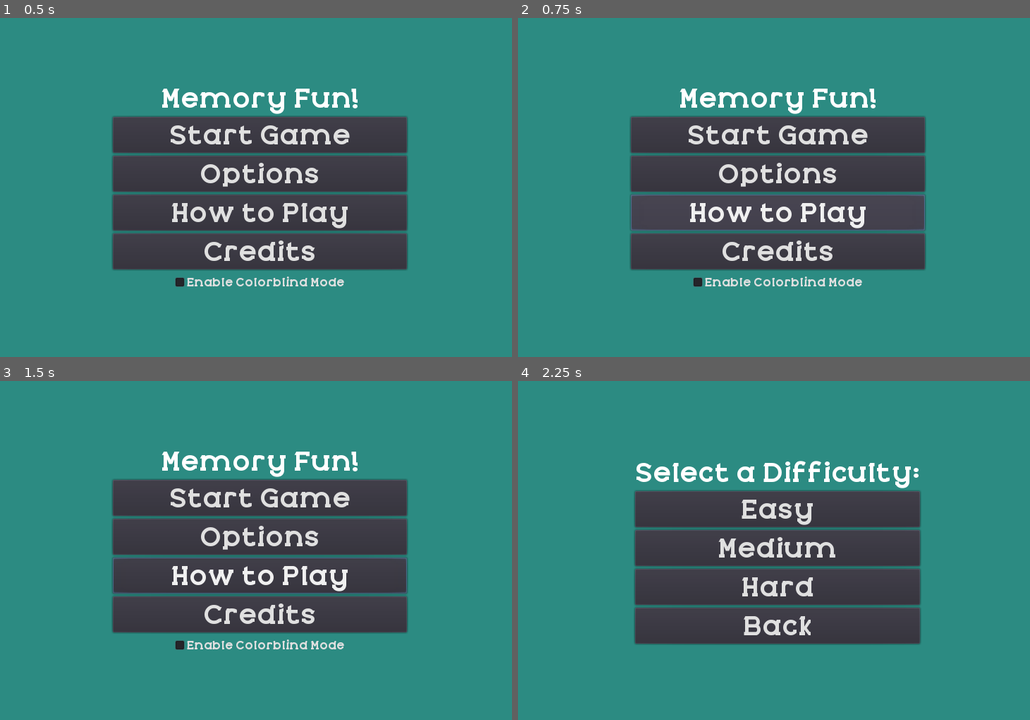
Above: before the commit, frames 1-4 (two rows, left to right).
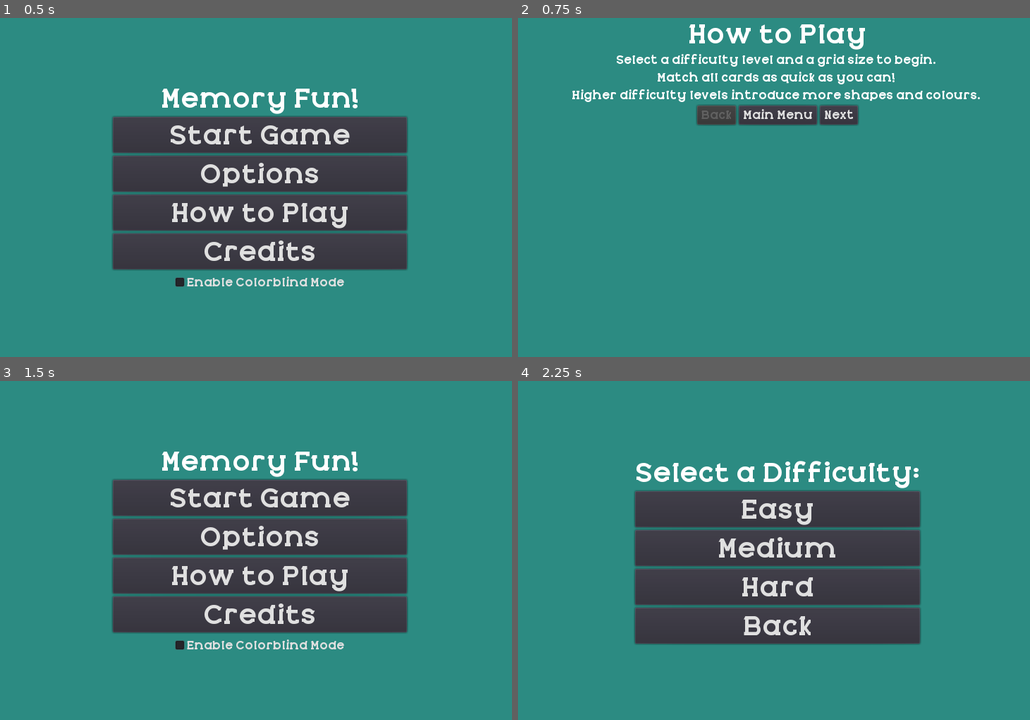
Above: after the commit, the same moments.

Repository: KapFlagon/Memory-Fun
Game: Godot game, scene res://src/screens/StartScreen.tscn
The game is run twice, just before and just after one commit, with the same random seed, the same clock (stepped at 60 frames per second) and the same inputs.
Inputs (mouse positions are in pixels of both pictures, inside the frame that each line leads up to):
- Up to frame 1 (0.5 s): no input
- Up to frame 2 (0.75 s): click "How to Play" at 0.5 s
- Up to frame 3 (1.5 s): click (261, 479) at 1.25 s, where only the run after the commit has a clickable "Main Menu"
- Up to frame 4 (2.25 s): click "Start Game" at 2 s

Frame 1 is identical in both runs. In frame 2, 30% of the frame differs, in the area x 10-91%, y 1-80%; in frame 3, 0.3%; in frame 4, nothing differs.

Commit message:
Began implementing a 'How-to-play' screen for player instructions.

Diff:
--- a/project.godot
+++ b/project.godot
@@ -38,6 +38,34 @@
 
 [input]
 
+ui_left={
+"deadzone": 0.5,
+"events": [ Object(InputEventKey,"resource_local_to_scene":false,"resource_name":"","device":0,"alt":false,"shift":false,"control":false,"meta":false,"command":false,"pressed":false,"scancode":16777231,"unicode":0,"echo":false,"script":null)
+, Object(InputEventJoypadButton,"resource_local_to_scene":false,"resource_name":"","device":0,"button_index":14,"pressure":0.0,"pressed":false,"script":null)
+, Object(InputEventKey,"resource_local_to_scene":false,"resource_name":"","device":0,"alt":false,"shift":false,"control":false,"meta":false,"command":false,"pressed":false,"scancode":65,"unicode":0,"echo":false,"script":null)
+ ]
+}
+ui_right={
+"deadzone": 0.5,
+"events": [ Object(InputEventKey,"resource_local_to_scene":false,"resource_name":"","device":0,"alt":false,"shift":false,"control":false,"meta":false,"command":false,"pressed":false,"scancode":16777233,"unicode":0,"echo":false,"script":null)
+, Object(InputEventJoypadButton,"resource_local_to_scene":false,"resource_name":"","device":0,"button_index":15,"pressure":0.0,"pressed":false,"script":null)
+, Object(InputEventKey,"resource_local_to_scene":false,"resource_name":"","device":0,"alt":false,"shift":false,"control":false,"meta":false,"command":false,"pressed":false,"scancode":68,"unicode":0,"echo":false,"script":null)
+ ]
+}
+ui_up={
+"deadzone": 0.5,
+"events": [ Object(InputEventKey,"resource_local_to_scene":false,"resource_name":"","device":0,"alt":false,"shift":false,"control":false,"meta":false,"command":false,"pressed":false,"scancode":16777232,"unicode":0,"echo":false,"script":null)
+, Object(InputEventJoypadButton,"resource_local_to_scene":false,"resource_name":"","device":0,"button_index":12,"pressure":0.0,"pressed":false,"script":null)
+, Object(InputEventKey,"resource_local_to_scene":false,"resource_name":"","device":0,"alt":false,"shift":false,"control":false,"meta":false,"command":false,"pressed":false,"scancode":87,"unicode":0,"echo":false,"script":null)
+ ]
+}
+ui_down={
+"deadzone": 0.5,
+"events": [ Object(InputEventKey,"resource_local_to_scene":false,"resource_name":"","device":0,"alt":false,"shift":false,"control":false,"meta":false,"command":false,"pressed":false,"scancode":16777234,"unicode":0,"echo":false,"script":null)
+, Object(InputEventJoypadButton,"resource_local_to_scene":false,"resource_name":"","device":0,"button_index":13,"pressure":0.0,"pressed":false,"script":null)
+, Object(InputEventKey,"resource_local_to_scene":false,"resource_name":"","device":0,"alt":false,"shift":false,"control":false,"meta":false,"command":false,"pressed":false,"scancode":83,"unicode":0,"echo":false,"script":null)
+ ]
+}
 ui_zoom_in={
 "deadzone": 0.5,
 "events": [ Object(InputEventKey,"resource_local_to_scene":false,"resource_name":"","device":0,"alt":false,"shift":false,"control":false,"meta":false,"command":false,"pressed":false,"scancode":16777349,"unicode":0,"echo":false,"script":null)
--- /dev/null
+++ b/src/screens/Background.gd
@@ -0,0 +1 @@
+extends ColorRect
--- /dev/null
+++ b/src/screens/HowToPlayScreen.gd
@@ -0,0 +1,87 @@
+extends Control
+
+
+var current_page
+
+
+func _ready() -> void:
+	get_node("Background").set_frame_color(PlayerData.get_background_colour())
+	current_page = 1
+	update_display()
+	update_button_visibility()
+
+
+func _on_Button_MainMenu_button_up() -> void:
+	get_tree().change_scene("res://src/screens/StartScreen.tscn")
+
+
+func update_button_visibility() -> void:
+	if current_page == 1:
+		get_node("VBoxContainer/HBox_Buttons/Button_Back").disabled = true
+		get_node("VBoxContainer/HBox_Buttons/Button_Next").disabled = false
+	elif current_page == 2:
+		get_node("VBoxContainer/HBox_Buttons/Button_Back").disabled = false
+		get_node("VBoxContainer/HBox_Buttons/Button_Next").disabled = false
+	else:
+		get_node("VBoxContainer/HBox_Buttons/Button_Back").disabled = false
+		get_node("VBoxContainer/HBox_Buttons/Button_Next").disabled = true
+
+
+func _on_Button_Back_button_up() -> void:
+	current_page = current_page - 1
+	update_display()
+	update_button_visibility()
+
+
+func _on_Button_Next_button_up() -> void:
+	current_page = current_page + 1
+	update_display()
+	update_button_visibility()
+
+
+func update_display() -> void:
+	# clear current textures before performing further assignments?
+	var text_1
+	var img_1
+	var text_2
+	var img_2
+	var text_3
+	var img_3
+	# Page 1
+	if current_page == 1:
+		var game_start_text = "Select a difficulty level and a grid size to begin."
+		var goal_text = "Match all cards as quick as you can!"
+		var goal_img = load("res://assets/images/how_to/HowTo_01.png")
+		var difficulty_text = "Higher difficulty levels introduce more shapes and colours."
+		text_1 = game_start_text
+		text_2 = goal_text
+		img_2 = goal_img
+		text_3 = difficulty_text
+	# Page 2
+	if current_page == 2:
+		var controls_directions_text = "Use the 'WASD' keys, the arrow keys, or left-mouse clicks to move the selector icon."
+		var controls_input_text = "Use the Space key or Enter key to flip a card. The left-mouse click also flips card."
+		var failed_match_text = "If you flip two cards that don't match, they will turn face down again."
+		var failed_match_img = load("res://assets/images/how_to/HowTo_02.png")
+		text_1 = controls_directions_text
+		text_2 = controls_input_text
+		text_3 = failed_match_text
+		img_3 = failed_match_img
+	# Page 3
+	if current_page == 3:
+		var colourblind_off_text = "When colourblind mode is disabled, cards have a shape and a colour which must be matched."
+		var colourblind_off_img = load("res://assets/images/how_to/HowTo_03.png")
+		var colourblind_on_text = "When colourblind mode is enabled, cards have no colours and instead use additional background shapes."
+		var colourblind_on_img = load("res://assets/images/how_to/HowTo_04.png")
+		var timer_text = "You can see your time at the bottom of the screen. It will be your score."
+		var timer_img = load("res://assets/images/how_to/HowTo_05.png")
+		text_1 = colourblind_off_text
+		img_1 = colourblind_off_img
+		text_2 = colourblind_on_text
+		img_2 = colourblind_on_img
+		text_3 = timer_text
+		img_3 = timer_img
+
+	get_node("VBoxContainer/HBox_1/Txt_1").set_text(text_1)
+	get_node("VBoxContainer/HBox_2/Txt_2").set_text(text_2)
+	get_node("VBoxContainer/HBox_3/Txt_3").set_text(text_3)
--- /dev/null
+++ b/src/screens/HowToPlayScreen.tscn
@@ -0,0 +1,114 @@
+[gd_scene load_steps=4 format=2]
+
+[ext_resource path="res://src/screens/HowToPlayScreen.gd" type="Script" id=1]
+[ext_resource path="res://src/themes/Theme_01.tres" type="Theme" id=2]
+[ext_resource path="res://src/themes/Theme_01_small.tres" type="Theme" id=3]
+
+[node name="HowToPlayScreen" type="Control"]
+anchor_right = 1.0
+anchor_bottom = 1.0
+script = ExtResource( 1 )
+__meta__ = {
+"_edit_use_anchors_": false
+}
+
+[node name="Background" type="ColorRect" parent="."]
+anchor_right = 1.0
+anchor_bottom = 1.0
+color = Color( 0.172549, 0.545098, 0.509804, 1 )
+__meta__ = {
+"_edit_use_anchors_": false
+}
+
+[node name="VBoxContainer" type="VBoxContainer" parent="."]
+anchor_right = 1.0
+anchor_bottom = 1.0
+theme = ExtResource( 3 )
+__meta__ = {
+"_edit_use_anchors_": false
+}
+
+[node name="Title" type="Label" parent="VBoxContainer"]
+margin_right = 800.0
+margin_bottom = 45.0
+theme = ExtResource( 2 )
+text = "How to Play"
+align = 1
+
+[node name="HBox_1" type="HBoxContainer" parent="VBoxContainer"]
+margin_top = 49.0
+margin_right = 800.0
+margin_bottom = 70.0
+alignment = 1
+
+[node name="Txt_1" type="Label" parent="VBoxContainer/HBox_1"]
+margin_left = 398.0
+margin_right = 398.0
+margin_bottom = 21.0
+align = 1
+
+[node name="Img_1" type="TextureRect" parent="VBoxContainer/HBox_1"]
+margin_left = 402.0
+margin_right = 402.0
+margin_bottom = 21.0
+
+[node name="HBox_2" type="HBoxContainer" parent="VBoxContainer"]
+margin_top = 74.0
+margin_right = 800.0
+margin_bottom = 95.0
+alignment = 1
+
+[node name="Txt_2" type="Label" parent="VBoxContainer/HBox_2"]
+margin_left = 398.0
+margin_right = 398.0
+margin_bottom = 21.0
+align = 1
+
+[node name="Img_2" type="TextureRect" parent="VBoxContainer/HBox_2"]
+margin_left = 402.0
+margin_right = 402.0
+margin_bottom = 21.0
+
+[node name="HBox_3" type="HBoxContainer" parent="VBoxContainer"]
+margin_top = 99.0
+margin_right = 800.0
+margin_bottom = 120.0
+alignment = 1
+
+[node name="Txt_3" type="Label" parent="VBoxContainer/HBox_3"]
+margin_left = 398.0
+margin_right = 398.0
+margin_bottom = 21.0
+align = 1
+
+[node name="Img_3" type="TextureRect" parent="VBoxContainer/HBox_3"]
+margin_left = 402.0
+margin_right = 402.0
+margin_bottom = 21.0
+
+[node name="HBox_Buttons" type="HBoxContainer" parent="VBoxContainer"]
+margin_top = 124.0
+margin_right = 800.0
+margin_bottom = 151.0
+alignment = 1
+
+[node name="Button_Back" type="Button" parent="VBoxContainer/HBox_Buttons"]
+margin_left = 286.0
+margin_right = 341.0
+margin_bottom = 27.0
+text = "Back"
+
+[node name="Button_MainMenu" type="Button" parent="VBoxContainer/HBox_Buttons"]
+margin_left = 345.0
+margin_right = 456.0
+margin_bottom = 27.0
+text = "Main Menu"
+
+[node name="Button_Next" type="Button" parent="VBoxContainer/HBox_Buttons"]
+margin_left = 460.0
+margin_right = 514.0
+margin_bottom = 27.0
+text = "Next"
+[connection signal="button_up" from="VBoxContainer/HBox_Buttons/Button_Back" to="." method="_on_Button_Back_button_up"]
+[connection signal="button_up" from="VBoxContainer/HBox_Buttons/Button_MainMenu" to="." method="_on_Button_MainMenu_button_up"]
+[connection signal="button_up" from="VBoxContainer/HBox_Buttons/Button_Next" to="." method="_on_Button_Next_button_up"]
--- a/src/screens/StartScreen.gd
+++ b/src/screens/StartScreen.gd
@@ -20,3 +20,7 @@
 func _on_CheckBox_toggled(button_pressed: bool) -> void:
 	PlayerData.set_colour_blind_mode_on(button_pressed)
 	get_node("ColorRect").set_frame_color(PlayerData.get_background_colour())
+
+
+func _on_HowToPlayButton_button_up() -> void:
+	get_tree().change_scene("res://src/screens/HowToPlayScreen.tscn")
--- a/src/screens/StartScreen.tscn
+++ b/src/screens/StartScreen.tscn
@@ -89,5 +89,6 @@
 text = "Enable Colorblind Mode"
 align = 1
 [connection signal="options_submitted" from="VBox_MainMenu/OptionsButton" to="." method="_on_OptionsButton_options_submitted"]
+[connection signal="button_up" from="VBox_MainMenu/HowToPlayButton" to="." method="_on_HowToPlayButton_button_up"]
 [connection signal="button_up" from="VBox_MainMenu/CreditsButton" to="." method="_on_CreditsButton_button_up"]
 [connection signal="toggled" from="VBox_MainMenu/HBoxContainer/ColourBlindCheckBox" to="." method="_on_CheckBox_toggled"]
Binary file added: assets/images/how_to/HowTo_01.png
Not shown, added: assets/images/how_to/HowTo_01.png.import
Binary file added: assets/images/how_to/HowTo_02.png
Not shown, added: assets/images/how_to/HowTo_02.png.import
Binary file added: assets/images/how_to/HowTo_03.png
Not shown, added: assets/images/how_to/HowTo_03.png.import
Binary file added: assets/images/how_to/HowTo_04.png
Not shown, added: assets/images/how_to/HowTo_04.png.import
Binary file added: assets/images/how_to/HowTo_05.png
Not shown, added: assets/images/how_to/HowTo_05.png.import
